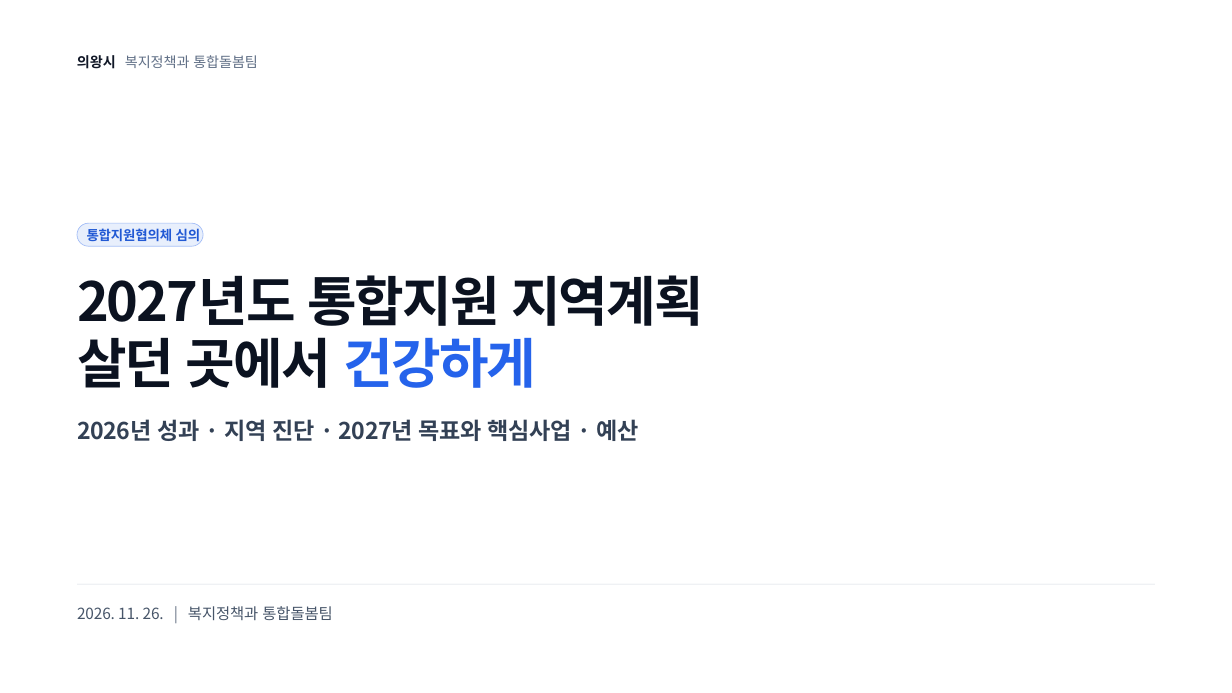
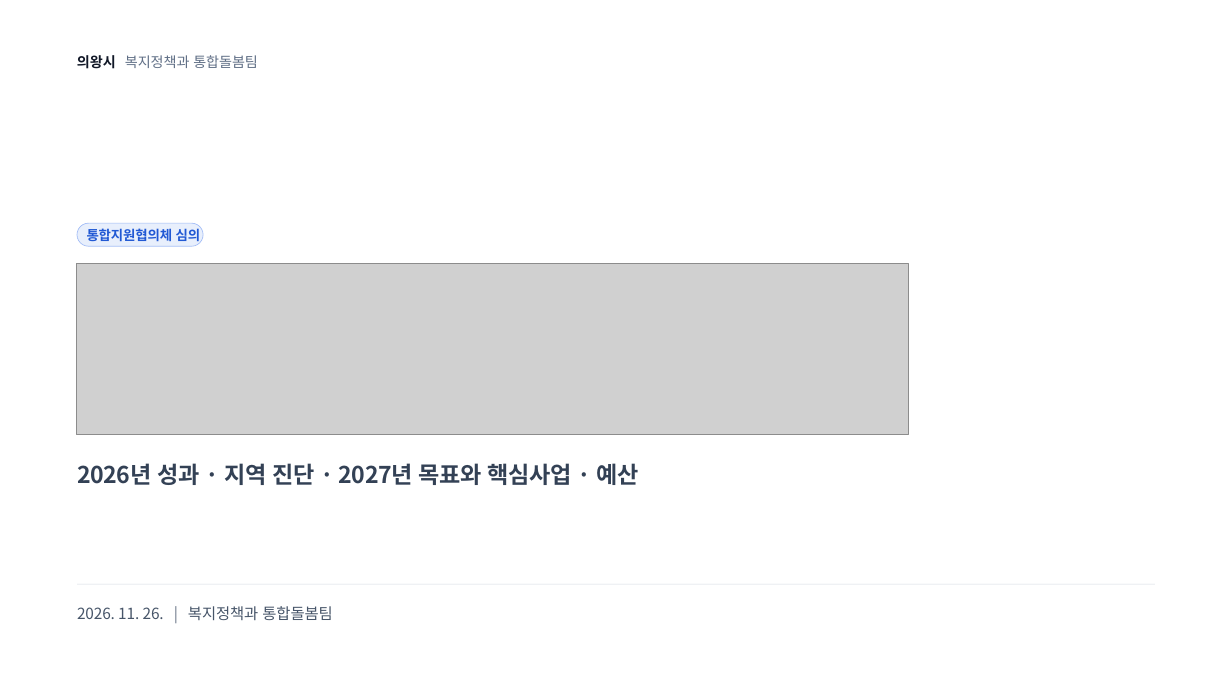
Before and after one commit to skys0430-creator/ssosso0430, a slide deck: slide 1 of docs/uiwang-2027-plan/files/2027_지역계획_협의체심의_발표자료_수정.pptx. Drawn at 1232x693 pixels with LibreOffice and Linux fonts; fonts in the diff are those of the drawing; grey boxes stand for pictures; background and template pictures are left out. Boxes give left, top, right and bottom in pixels: in the first picture for what was removed or moved away, otherwise in the second. Text is boxed around its words. In the diff, an @@ line names an element or a change of style, - is before the commit and + after.

```diff
--- a/docs/uiwang-2027-plan/files/2027_지역계획_협의체심의_발표자료_수정.pptx
+++ b/docs/uiwang-2027-plan/files/2027_지역계획_협의체심의_발표자료_수정.pptx
@@ picture added at box(77, 263, 909, 435) @@
@@ text removed at box(77, 275, 704, 388) @@
-2027년도 통합지원 지역계획
-살던 곳에서 건강하게
@@ text "2026년 성과 · 지역 진단 ...": place and size @@
-text "2026년 성과 · 지역 진단 ..." at box(77, 419, 638, 441)
+text "2026년 성과 · 지역 진단 ..." at box(77, 463, 638, 485)
```
Also in this commit, not shown: 4 other files.
